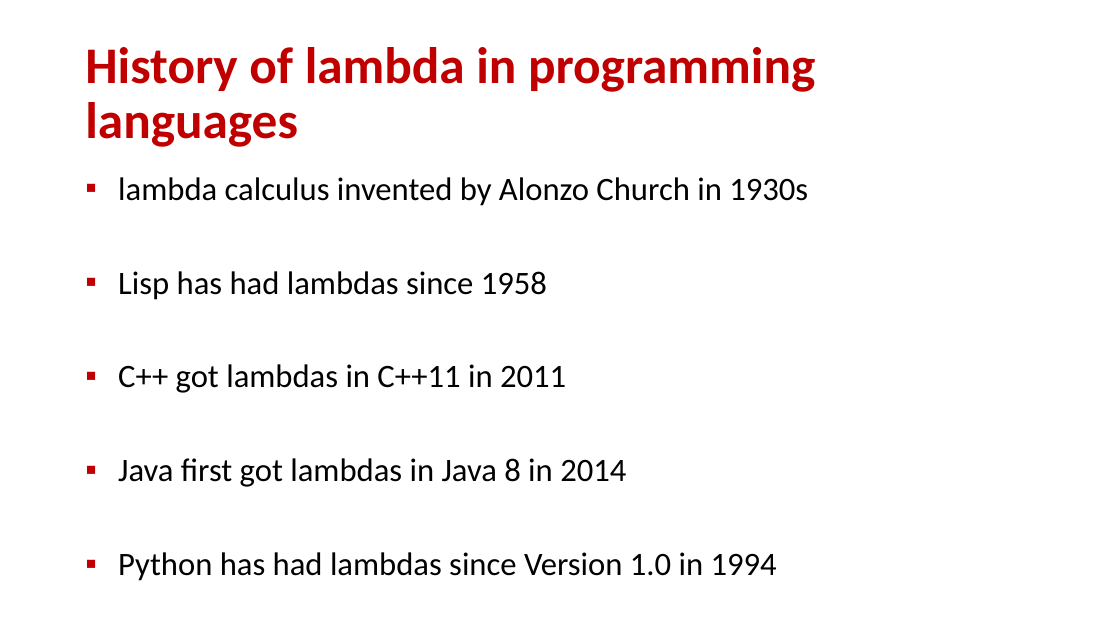
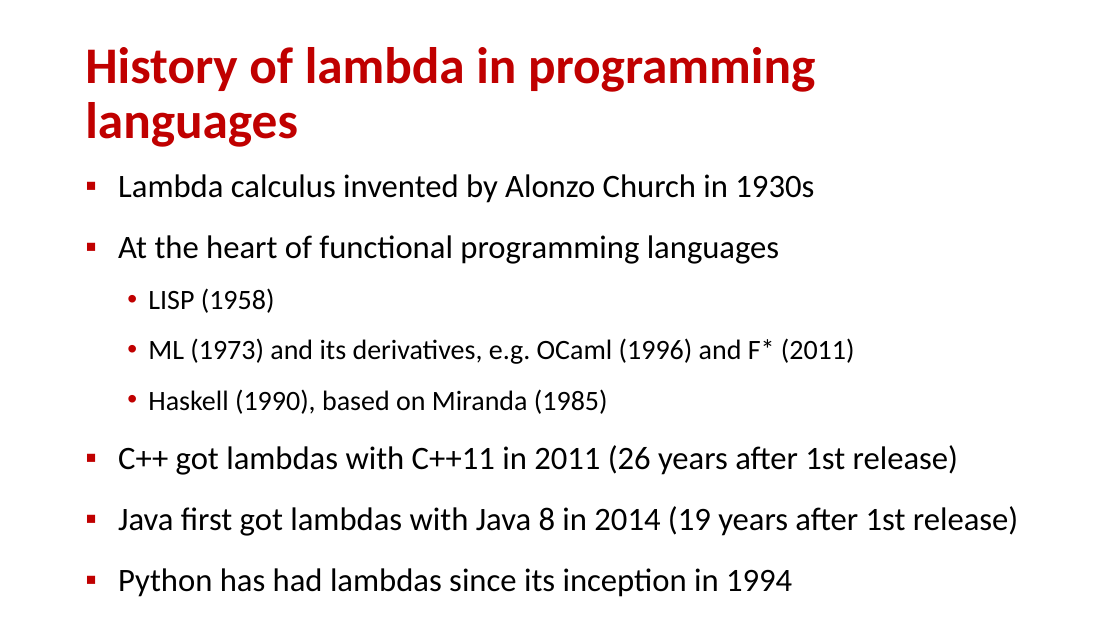
Before and after one commit to gsbrodal/gsbrodal.github.io, a slide deck: slide 14 of ipsa/slides/lambda.pptx. Drawn at 1120x630 pixels with LibreOffice and Linux fonts; fonts in the diff are those of the drawing. Boxes give left, top, right and bottom in pixels: in the first picture for what was removed or moved away, otherwise in the second. Text is boxed around its words. In the diff, an @@ line names an element or a change of style, - is before the commit and + after.

Commit message:
all-slides.pdf introduction.pdf introduction.pptx lambda.pdf lambda.pptx

```diff
--- a/ipsa/slides/lambda.pptx
+++ b/ipsa/slides/lambda.pptx
@@ text at box(118, 174, 1018, 597): text changed @@
-▪ lambda calculus invented by Alonzo Church in 1930s
-▪ Lisp has had lambdas since 1958
-▪ C++ got lambdas in C++11 in 2011
-▪ Java first got lambdas in Java 8 in 2014
-▪ Python has had lambdas since Version 1.0 in 1994
+▪ Lambda calculus invented by Alonzo Church in 1930s
+▪ At the heart of functional programming languages
+  • LISP (1958)
+  • ML (1973) and its derivatives, e.g. OCaml (1996) and F* (2011)
+  • Haskell (1990), based on Miranda (1985)
+▪ C++ got lambdas with C++11 in 2011 (26 years after 1st release)
+▪ Java first got lambdas with Java 8 in 2014 (19 years after 1st release)
+▪ Python has had lambdas since its inception in 1994
```
Also in this commit, not shown: 3 other files.
